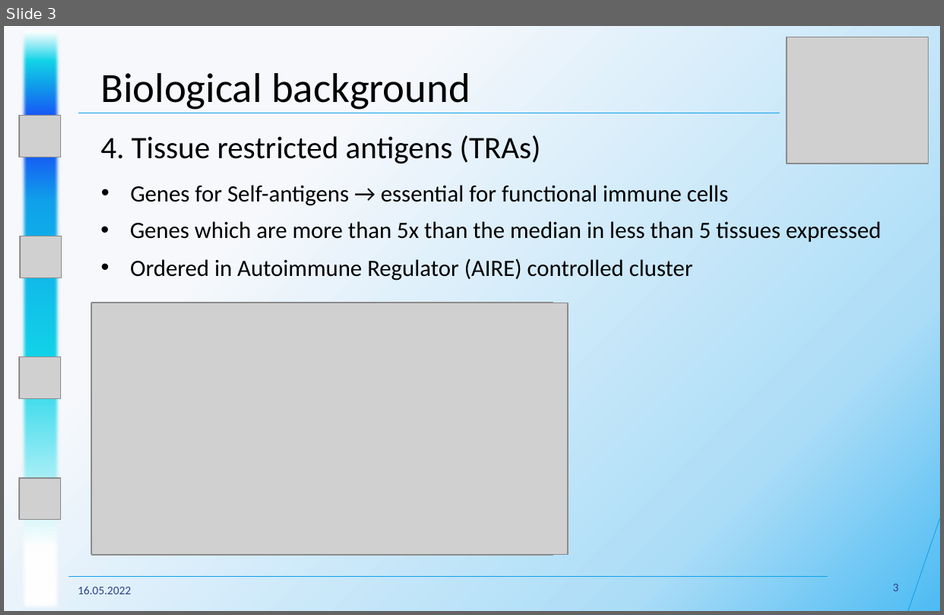
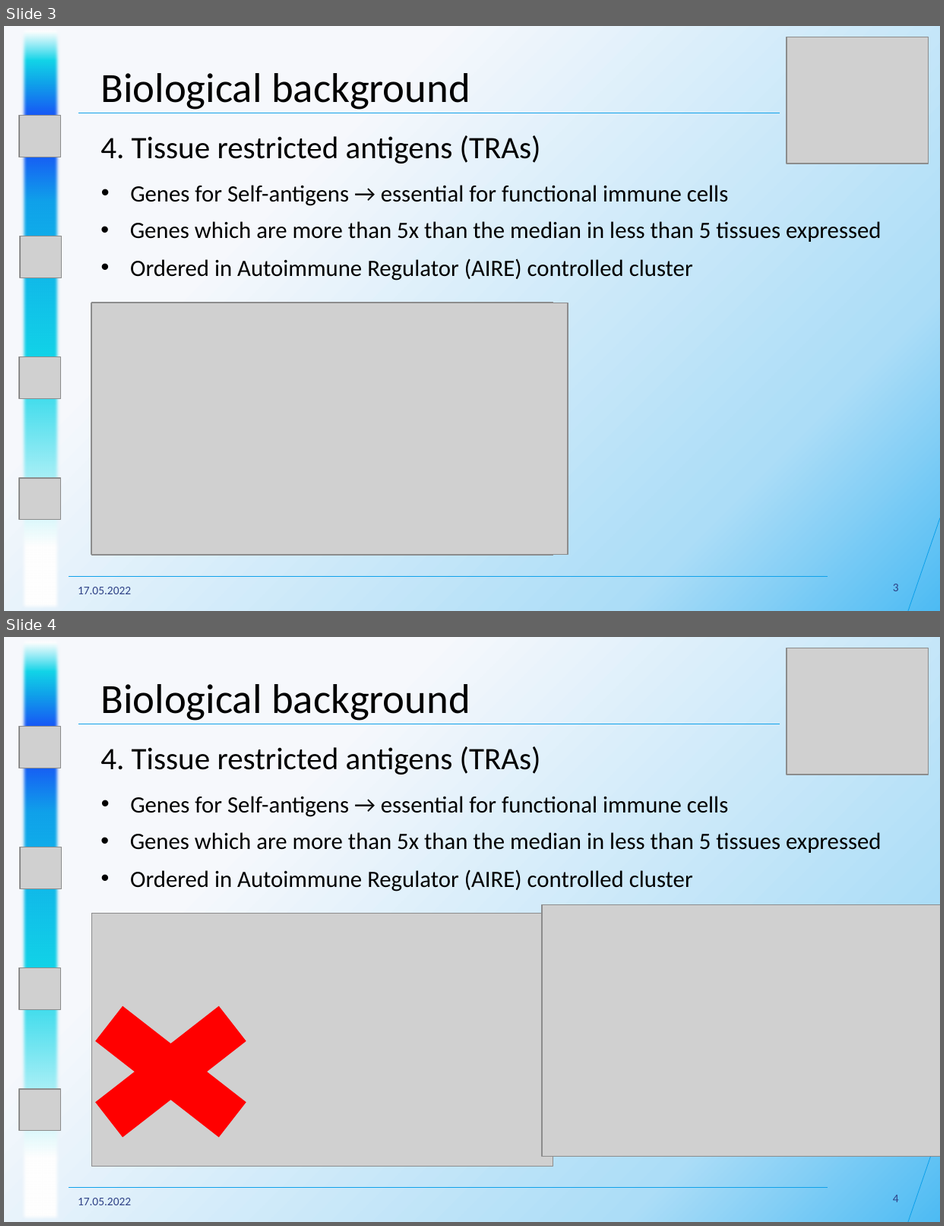
Before and after one commit to datascience-mobi-2022/2022-topic-04-team-01, a slide deck: Presentations/Project Proposal/Project Proposal Presentation Structure+.pptx. Shown one above the other, each under a label of ours: slide 3 before the commit, slides 3 and 4 after it. The pictures are 944x615 and 944x1226 pixels, drawn with LibreOffice and Linux fonts; fonts in the diff are those of the drawing; grey boxes stand for pictures. Boxes give left, top, right and bottom in pixels: in the first picture for what was removed or moved away, otherwise in the second. Text is boxed around its words. In the diff, an @@ line names an element or a change of style, - is before the commit and + after.

```diff
--- a/Presentations/Project Proposal/Project Proposal Presentation Structure+.pptx
+++ b/Presentations/Project Proposal/Project Proposal Presentation Structure+.pptx
@@ slide 4 added at (4,637,940,1222), background gradient #F6F8FC to #ACDDF7 to #4DBBF3 @@
@@ rectangle added at (20,637,62,1222), fill gradient #FFFFFF to #12D4E8 to #10A1EA to #175CF5 @@
@@ picture added at (787,648,929,775) @@
@@ text added at (101,684,471,721), 32 pt, text #000000 @@
+Biological background
@@ picture added at (19,726,61,768) @@
@@ line added from (78, 724) to (780, 724), #10A1EA 0.5 pt @@
@@ text added at (101,746,541,775), 24 pt, text #000000 @@
+4. Tissue restricted antigens (TRAs)
@@ text added at (130,796,728,817), 18 pt, text #000000 @@
+• Genes for Self-antigens → essential for functional immune cells
@@ text added at (130,832,882,853), 18 pt, text #000000 @@
+• Genes which are more than 5x than the median in less than 5 tissues expressed
@@ picture added at (20,848,62,890) @@
@@ text added at (130,870,693,892), 18 pt, text #000000 @@
+• Ordered in Autoimmune Regulator (AIRE) controlled cluster
@@ picture added at (542,905,940,1157) @@
@@ picture added at (91,913,553,1167) @@
@@ picture added at (19,968,61,1011) @@
@@ cross added at (53,980,289,1163), fill #FF0000, outline #FF0000 1 pt @@
@@ picture added at (19,1089,61,1131) @@
@@ line added from (940, 1129) to (908, 1222), #10A1EA 0.5 pt @@
@@ line added from (69, 1187) to (828, 1187), #10A1EA 0.5 pt @@
@@ text added at (78,1198,131,1205), 9 pt, text #2E4186 @@
+17.05.2022
@@ page number added at (893,1195,899,1202), 9 pt, text #2E4186 @@
+4
@@ slide 3 changed as well @@
@@ text at (78,587,131,594): text changed @@
-16.05.2022
+17.05.2022
```
Also in this commit, not shown: 14 other slides changed, 1 other slide added, 1 slide removed.
